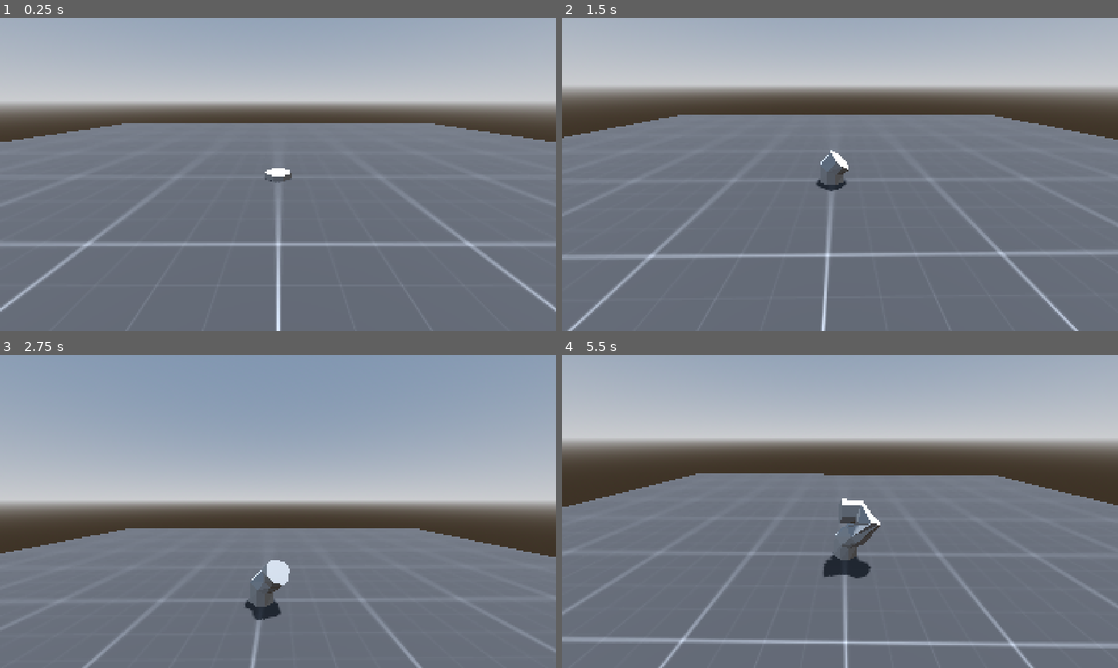
Above: before the commit, frames 1-4 (two rows, left to right).
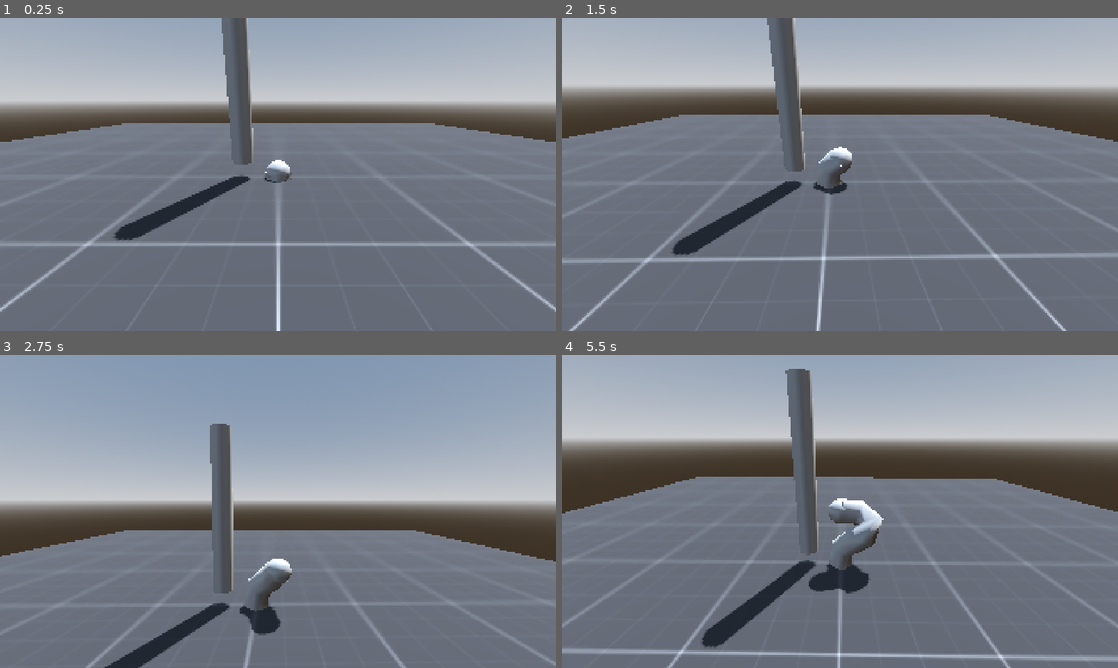
Above: after the commit, the same moments.

Repository: Bartticus/godot-wild-jam-79
Game: Godot game, scene res://Scenes/test_scene.tscn
Two runs of this game, one before a commit and one after it. Both use one fixed random seed, a clock stepped at 60 frames per second and the inputs below.
Inputs (mouse positions are in pixels of both pictures, inside the frame that each line leads up to):
- Up to frame 1 (0.25 s): no input
- Up to frame 2 (1.5 s): tap Enter (ui_accept) at 0.5, 0.77 s; move the mouse to (962, 158) at 0.52 s; hold D (move_right) 0.53-1.28 s; move the mouse to (728, 190) at 1.27 s; hold S (move_backward) from 1.28 s (still down)
- Up to frame 3 (2.75 s): tap Enter (ui_accept) at 1.52 s; move the mouse to (333, 442) at 2.02 s; release S (move_backward) at 2.03 s; hold D (move_right) from 2.03 s (still down)
- Up to frame 4 (5.5 s): move the mouse to (812, 574) at 2.77 s; release D (move_right) at 2.78 s; hold W (move_forward) 2.78-3.53 s; tap Enter (ui_accept) at 3.02, 3.77, 4.52 s; move the mouse to (1006, 558) at 3.52 s; hold A (move_left) 3.53-5.03 s; move the mouse to (673, 464) at 4.27 s; move the mouse to (867, 511) at 5.02 s; hold S (move_backward) from 5.03 s (still down)

The runs differ from the first frame. In frame 1, 3.1% of the frame differs, in the area x 20-53%, y 0-71%; in frame 2, 6.8%; in frame 3, 5.2%; in frame 4, 10%, in the area x 0-100%, y 4-100%.

Commit message:
Added initial collision

Diff:
--- a/Scenes/test_scene.tscn
+++ b/Scenes/test_scene.tscn
@@ -27,6 +27,12 @@
 material = SubResource("StandardMaterial3D_ak5v8")
 size = Vector3(50, 2, 50)
 
+[sub_resource type="CylinderShape3D" id="CylinderShape3D_r5l72"]
+height = 8.0
+
+[sub_resource type="CylinderMesh" id="CylinderMesh_50ct6"]
+height = 8.0
+
 [node name="TestScene" type="Node3D"]
 
 [node name="WorldEnvironment" type="WorldEnvironment" parent="."]
@@ -47,4 +53,16 @@
 [node name="MeshInstance3D" type="MeshInstance3D" parent="World/StaticBody3D"]
 mesh = SubResource("BoxMesh_x033f")
 
+[node name="StaticBody3D2" type="StaticBody3D" parent="World"]
+transform = Transform3D(1, 0, 0, 0, 1, 0, 0, 0, 1, -1.67129, 5.79628, 0)
+collision_layer = 2
+collision_mask = 2
+
+[node name="CollisionShape3D" type="CollisionShape3D" parent="World/StaticBody3D2"]
+shape = SubResource("CylinderShape3D_r5l72")
+
+[node name="MeshInstance3D" type="MeshInstance3D" parent="World/StaticBody3D2"]
+mesh = SubResource("CylinderMesh_50ct6")
+skeleton = NodePath("../CollisionShape3D")
+
 [node name="VinePath" parent="." instance=ExtResource("2_r5l72")]
--- a/Scenes/vine_path.gd
+++ b/Scenes/vine_path.gd
@@ -1,14 +1,16 @@
 extends Path3D
 
+@export var bend_down = false as bool
+@export var influence_dictionary = {'move_forward': 0.0, 'move_backward': 0.0, 'move_left': 0.0, 'move_right': 0.0} as Dictionary
+
 @onready var vine_controller := $VineController as CharacterBody3D
-
-var influence_dictionary = {'move_forward': 0.0, 'move_backward': 0.0, 'move_left': 0.0, 'move_right': 0.0} as Dictionary
 
 func _physics_process(delta: float) -> void:
 	handle_inputs(delta)
 	add_next_point(delta)
 
 func handle_inputs(delta):
+	handle_bend_down()
 	for input in influence_dictionary.keys():
 		iterate_directional_influence(input, delta)
 
@@ -17,8 +19,13 @@
 	var z_axis = calculate_z_axis(delta)
 	var y_axis = calculate_y_axis(x_axis, z_axis, delta)
 	var new_point = curve.get_baked_points()[-1] + Vector3(x_axis, y_axis, z_axis)
-	curve.add_point(new_point)
-	vine_controller.global_position = new_point
+
+	vine_controller.velocity = vine_controller.global_position.direction_to(new_point)
+	vine_controller.move_and_slide()
+	curve.add_point(vine_controller.global_position)
+
+func handle_bend_down():
+	bend_down = Input.is_action_pressed('bend_down')
 
 func iterate_directional_influence(input, delta):
 	var current_influence = influence_dictionary[input]
@@ -37,4 +44,7 @@
 	return (influence_dictionary['move_backward'] - influence_dictionary['move_forward']) * delta
 
 func calculate_y_axis(x_axis, z_axis, delta):
-	return delta - [abs(x_axis), abs(z_axis)].max()
+	var y_axis = delta - [abs(x_axis), abs(z_axis)].max()
+	if bend_down:
+		y_axis = -y_axis
+	return y_axis
--- a/Scenes/vine_path.tscn
+++ b/Scenes/vine_path.tscn
@@ -11,6 +11,10 @@
 point_count = 1
 
 [sub_resource type="SphereShape3D" id="SphereShape3D_i67k4"]
+
+[sub_resource type="SphereMesh" id="SphereMesh_i67k4"]
+radius = 0.6
+height = 1.2
 
 [node name="VinePath" type="Path3D"]
 curve = SubResource("Curve3D_r5l72")
@@ -30,16 +34,23 @@
 path_continuous_u = true
 path_u_distance = 1.0
 path_joined = false
+smooth_faces = true
 
 [node name="SpawnTimer" type="Timer" parent="."]
 autostart = true
 
 [node name="VineController" type="CharacterBody3D" parent="."]
+collision_layer = 2
+collision_mask = 2
+motion_mode = 1
 
 [node name="CollisionShape3D" type="CollisionShape3D" parent="VineController"]
 shape = SubResource("SphereShape3D_i67k4")
 debug_color = Color(0, 0.6, 0.701961, 1)
 
+[node name="MeshInstance3D" type="MeshInstance3D" parent="VineController"]
+mesh = SubResource("SphereMesh_i67k4")
+
 [node name="ThirdPersonCamera" parent="VineController" instance=ExtResource("2_ihkm3")]
 follow_target = 2
 
--- a/project.godot
+++ b/project.godot
@@ -49,6 +49,11 @@
 "events": [Object(InputEventKey,"resource_local_to_scene":false,"resource_name":"","device":-1,"window_id":0,"alt_press …(192 unchanged characters)…
 ]
 }
+bend_down={
+"deadzone": 0.2,
+"events": [Object(InputEventKey,"resource_local_to_scene":false,"resource_name":"","device":-1,"window_id":0,"alt_pressed":false,"shift_pressed":false,"ctrl_pressed":false,"meta_pressed":false,"pressed":false,"keycode":0,"physical_keycode":4194325,"key_label":0,"unicode":0,"location":0,"echo":false,"script":null)
+]
+}
 
 [rendering]
 
Not shown: 1 places in Scenes/test_scene.tscn that only renumber resources
Not shown: 1 places in Scenes/vine_path.tscn that only renumber resources
